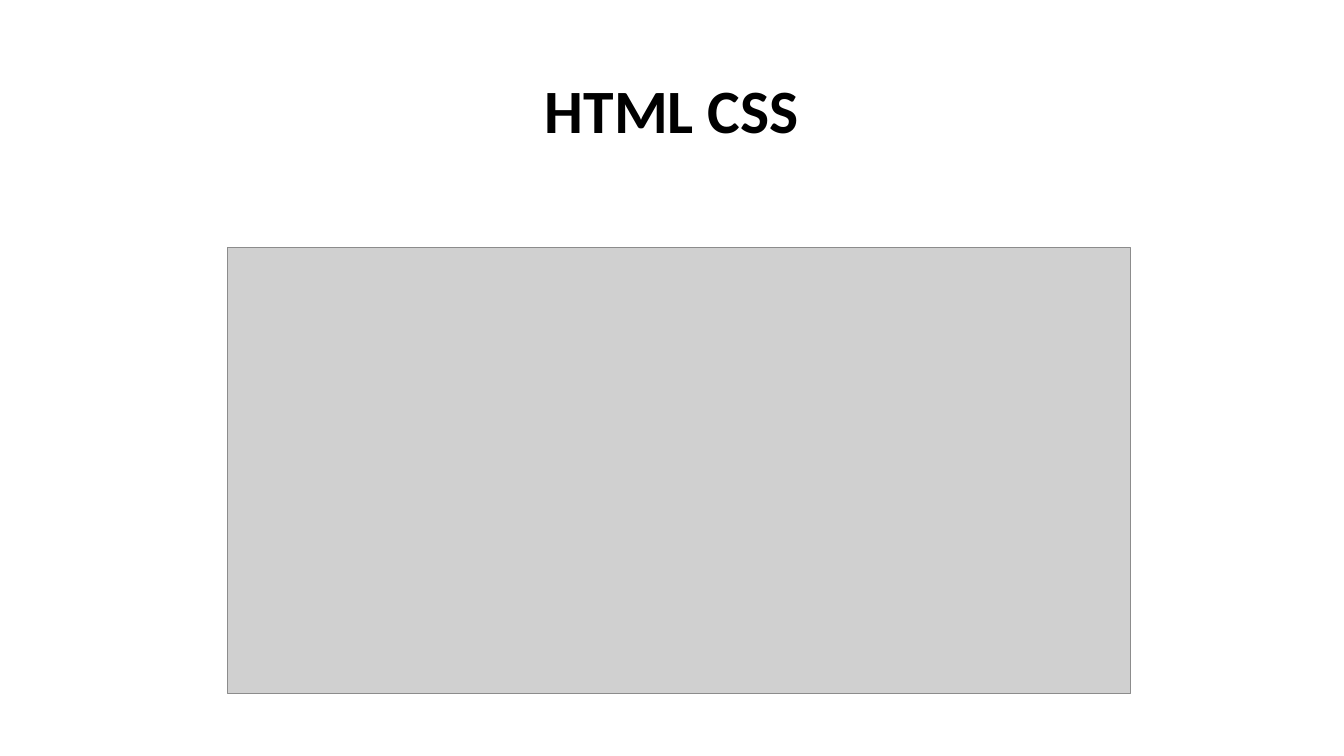
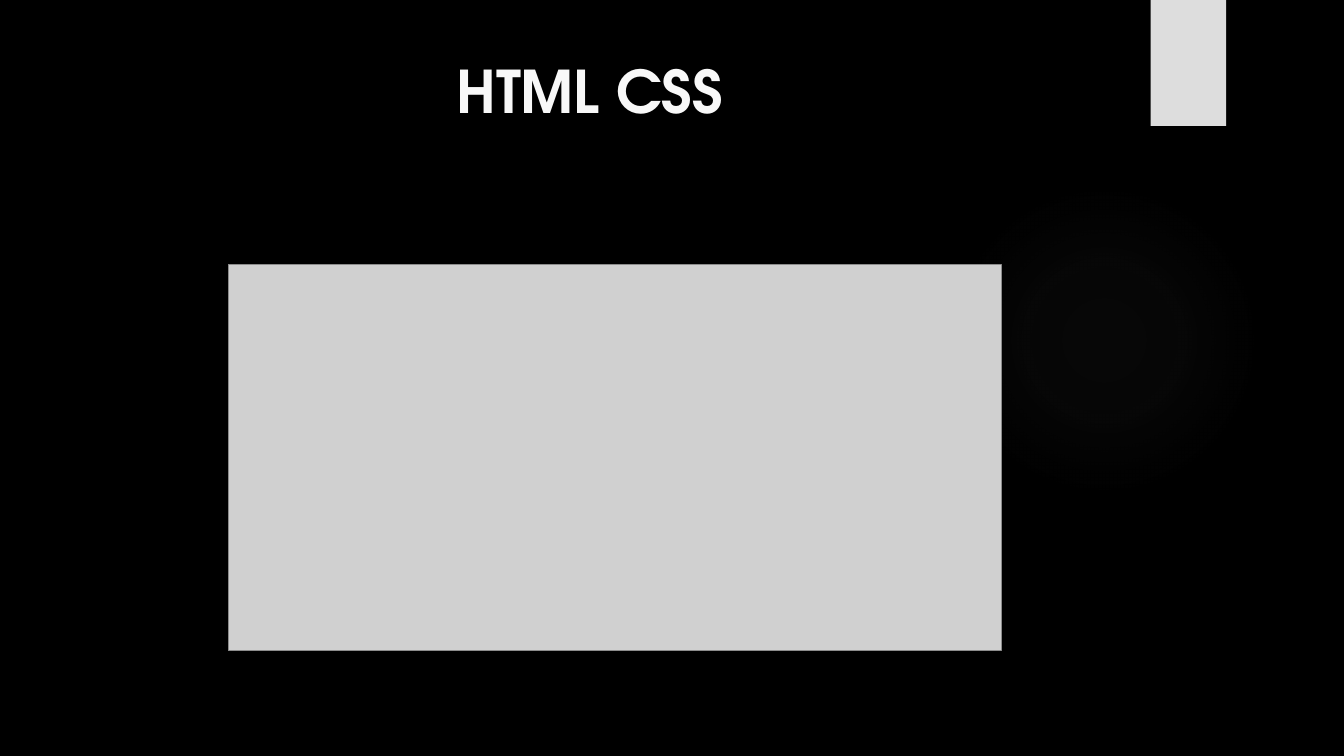
Before and after one commit to lytes20/Andela-LevelUp, a slide deck: slide 3 of CSS LevelUp.pptx. Drawn at 1344x756 pixels with LibreOffice and Linux fonts; fonts in the diff are those of the drawing; grey boxes stand for pictures; background and template pictures are left out. Boxes give left, top, right and bottom in pixels: in the first picture for what was removed or moved away, otherwise in the second. Text is boxed around its words. In the diff, an @@ line names an element or a change of style, - is before the commit and + after.

```diff
--- a/CSS LevelUp.pptx
+++ b/CSS LevelUp.pptx
@@ background #FFFFFF to picture (left out) @@
@@ rectangle added at [1150, 0, 1226, 126], fill #DDDDDD @@
@@ title "HTML CSS": place and size @@
-title "HTML CSS" at [545, 92, 799, 134]
+title "HTML CSS" at [456, 68, 723, 114]
@@ title "HTML CSS" at [456, 68, 723, 114]: size 44 to 42 pt, font Calibri to TeX Gyre Adventor, text colour #000000 to #F8F8F8; line spacing 0.9 to 1; vertical alignment middle to top @@
@@ ellipse added at [949, 185, 1259, 495], fill gradient #666666 @@
@@ picture: place and size @@
-picture at [228, 248, 1131, 694]
+picture at [229, 264, 1002, 650]
```
Also in this commit, not shown: 2 other slides changed, 12 slides added, 6 other files.
